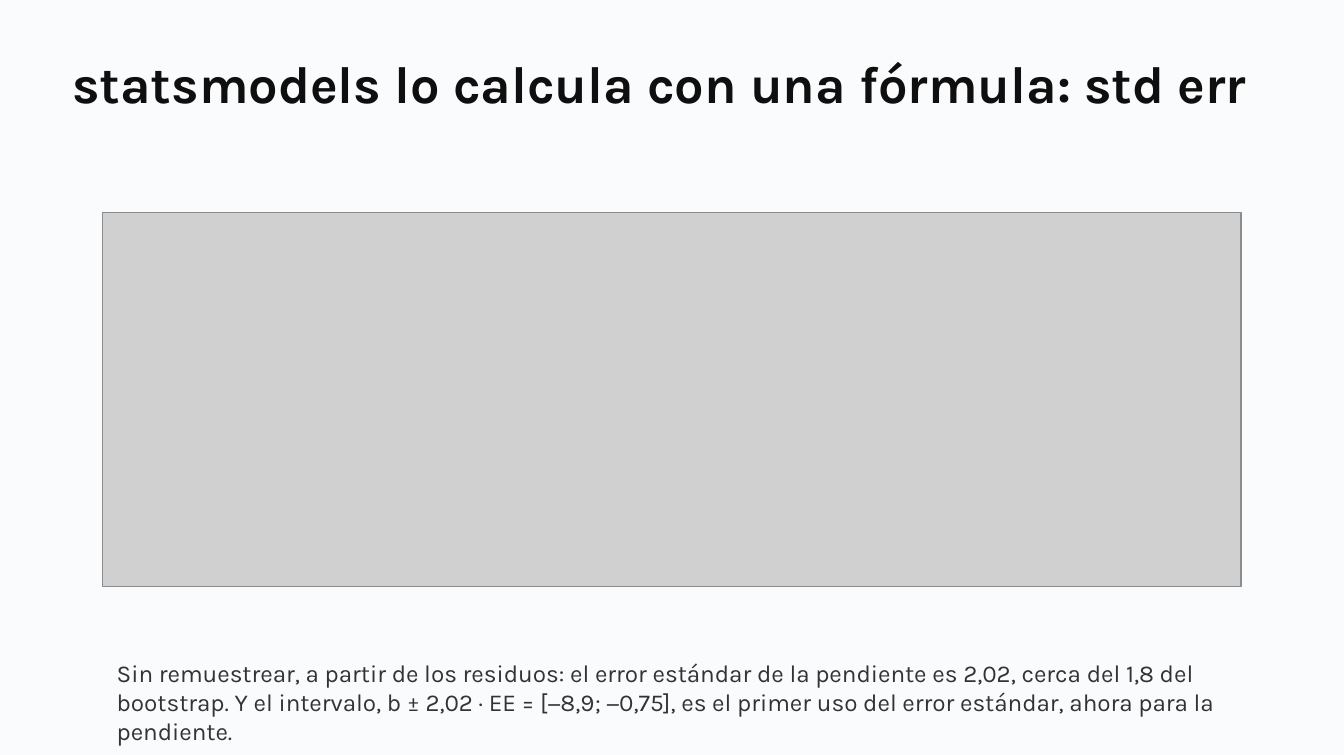
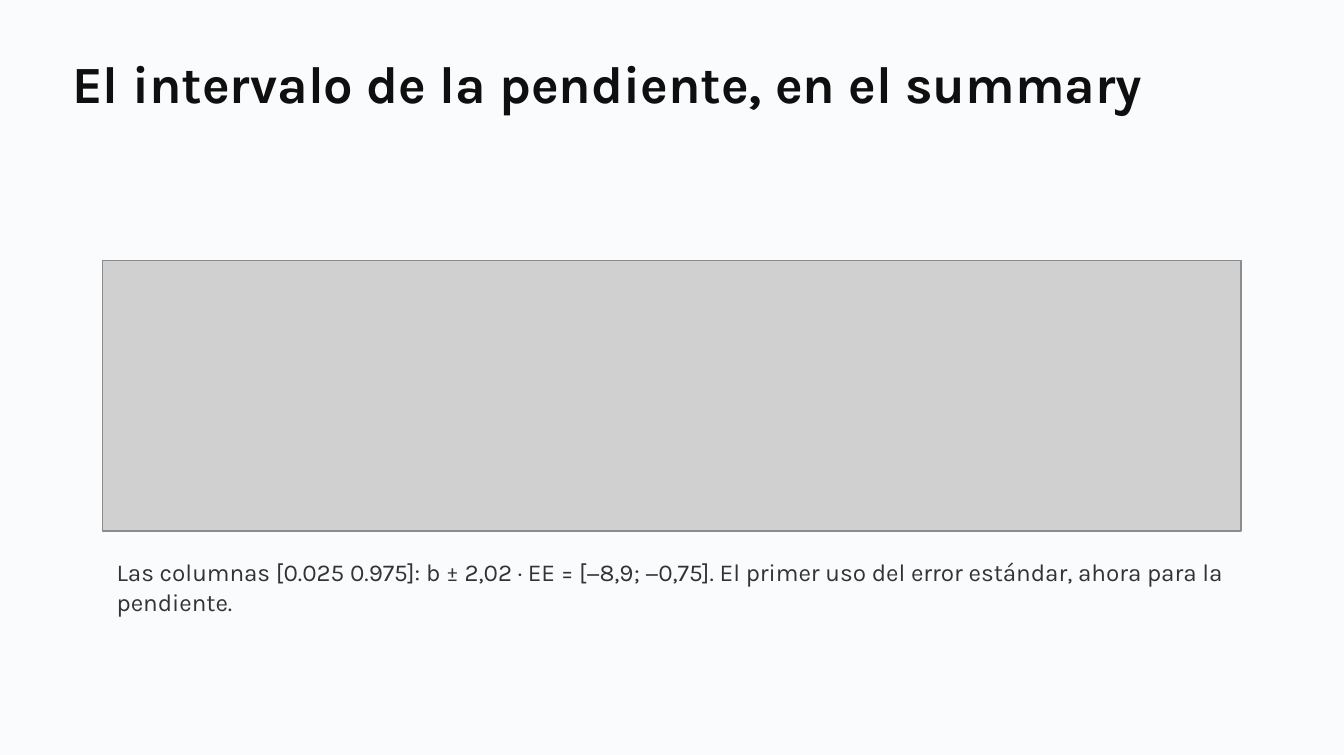
Before and after one commit to daniopitz/diplomado-cdd, a slide deck: slide 25 of presentaciones/clase05_probabilidad_inferencia.pptx (slide 24 before the commit). Drawn at 1344x755 pixels with LibreOffice and Linux fonts; fonts in the diff are those of the drawing; grey boxes stand for pictures. Boxes give left, top, right and bottom in pixels: in the first picture for what was removed or moved away, otherwise in the second. Text is boxed around its words. In the diff, an @@ line names an element or a change of style, - is before the commit and + after.

```diff
--- a/presentaciones/clase05_probabilidad_inferencia.pptx
+++ b/presentaciones/clase05_probabilidad_inferencia.pptx
@@ text at <box>72,65,1142,115</box>: text changed @@
-statsmodels lo calcula con una fórmula: std err
+El intervalo de la pendiente, en el summary
@@ picture: place and size @@
-picture at <box>102,212,1241,586</box>
+picture at <box>102,261,1241,531</box>
@@ text at <box>117,562,1222,617</box>: text changed @@
-Sin remuestrear, a partir de los residuos: el error estándar de la pendiente es 2,02, cerca del 1,8 del bootstrap. Y el intervalo, b ± 2,02 · EE = [−8,9; −0,75], es el primer uso del error estándar, ahora para la pendiente.
+Las columnas [0.025 0.975]: b ± 2,02 · EE = [−8,9; −0,75]. El primer uso del error estándar, ahora para la pendiente.
```
Also in this commit, not shown: 33 other slides changed, 2 slides added, 1 other file.
